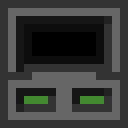
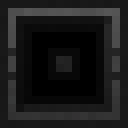
Two versions of the same layered image (128 × 128). Layer-by-layer changes:
showed group "effects" (14 layers) over [0, 0, 128, 128]
showed "gradient" (1st of 4, in "effects") over [8, 8, 120, 120]
added group "waypoint" with 4 layers above "printer" over [0, 0, 128, 128]
added layer "front" (1st of 7, in "waypoint") in group "waypoint" over [0, 0, 128, 128]
hid group "printer" (2 layers) over [0, 0, 128, 128]
